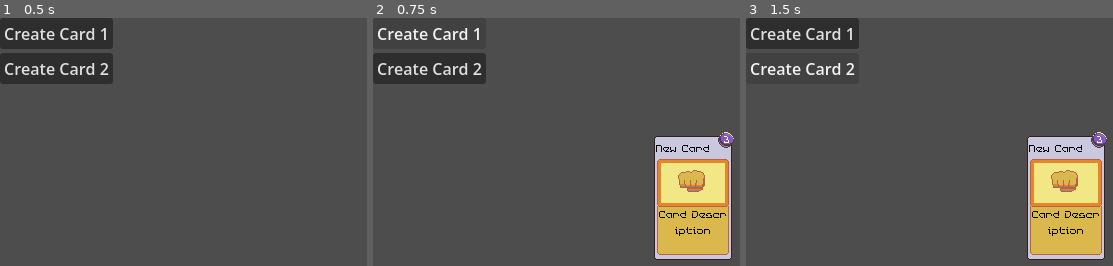
Above: before the commit, frames 1-3 (left to right).
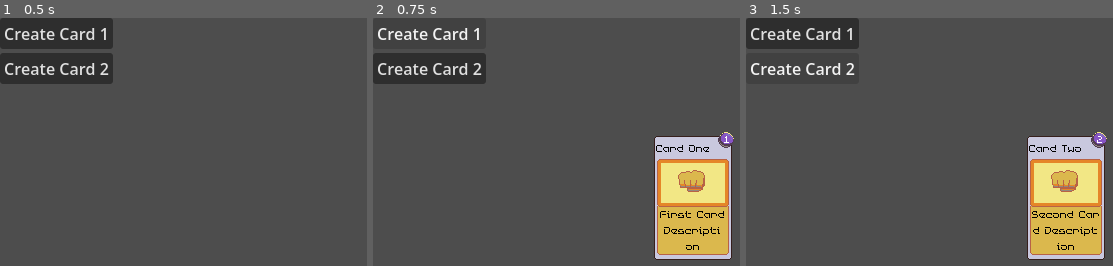
Above: after the commit, the same moments.

Repository: toocolors/deckbuilder-tutorial
Game: Godot game, scene res://scenes/deck_n_hand.tscn
Two runs of this game, one before a commit and one after it. Both use one fixed random seed, a clock stepped at 60 frames per second and the inputs below.
Inputs:
- Up to frame 1 (0.5 s): no input
- Up to frame 2 (0.75 s): click "Create Card 1" at 0.5 s
- Up to frame 3 (1.5 s): click "Create Card 2" at 1.25 s

Frame 1 is identical in both runs. In frame 2, 0.4% of the frame differs, in the area x 77-98%, y 47-94%; in frame 3, 0.4%.

Commit message:
Make button 2 create card
Attach button 2's pressed signal to function that creates card

Diff:
--- a/scenes/deck_n_hand.tscn
+++ b/scenes/deck_n_hand.tscn
@@ -22,3 +22,4 @@
 text = "Create Card 2"
 
 [connection signal="pressed" from="Button" to="." method="_on_button_pressed"]
+[connection signal="pressed" from="Button2" to="." method="_on_button_2_pressed"]
--- a/scripts/deck_n_hand.gd
+++ b/scripts/deck_n_hand.gd
@@ -17,5 +17,12 @@
 func _on_button_pressed() -> void:
 	var card = card_scene.instantiate()
 	spawn_point.add_child(card)
-	card.set_values(3, "Card Description", "New Card")
+	card.set_values(1, "First Card Description", "Card One")
 	card.visible = true
+
+
+func _on_button_2_pressed() -> void:
+	var card = card_scene.instantiate()
+	spawn_point.add_child(card)
+	card.set_values(2, "Second Card Description", "Card Two")
+	card.visible = true
